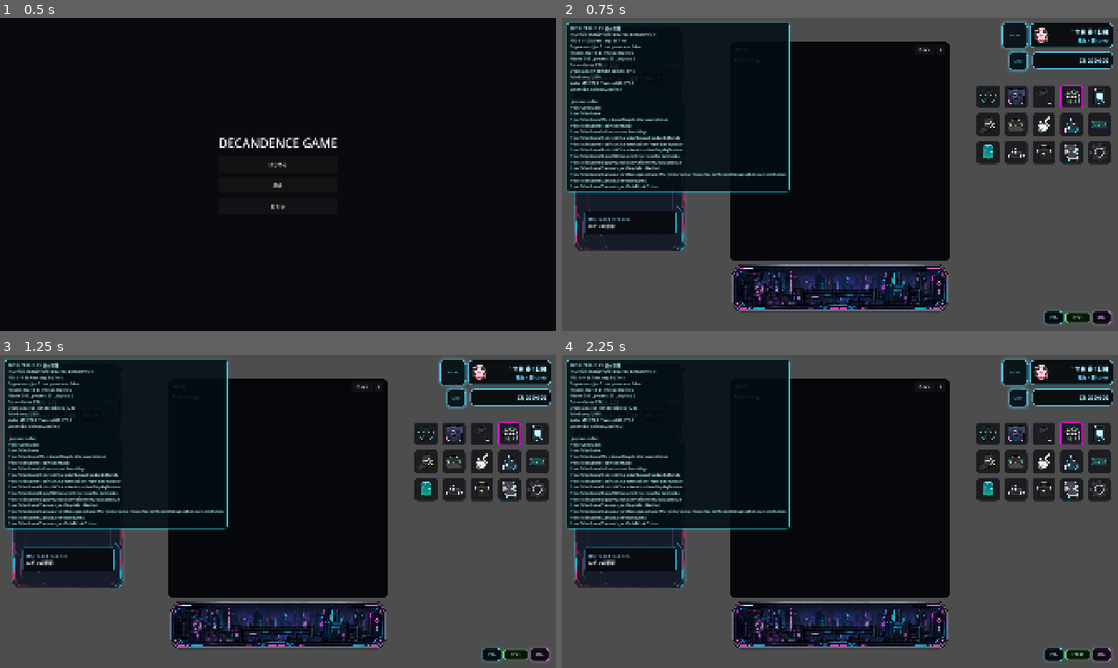
Above: before the commit, frames 1-4 (two rows, left to right).
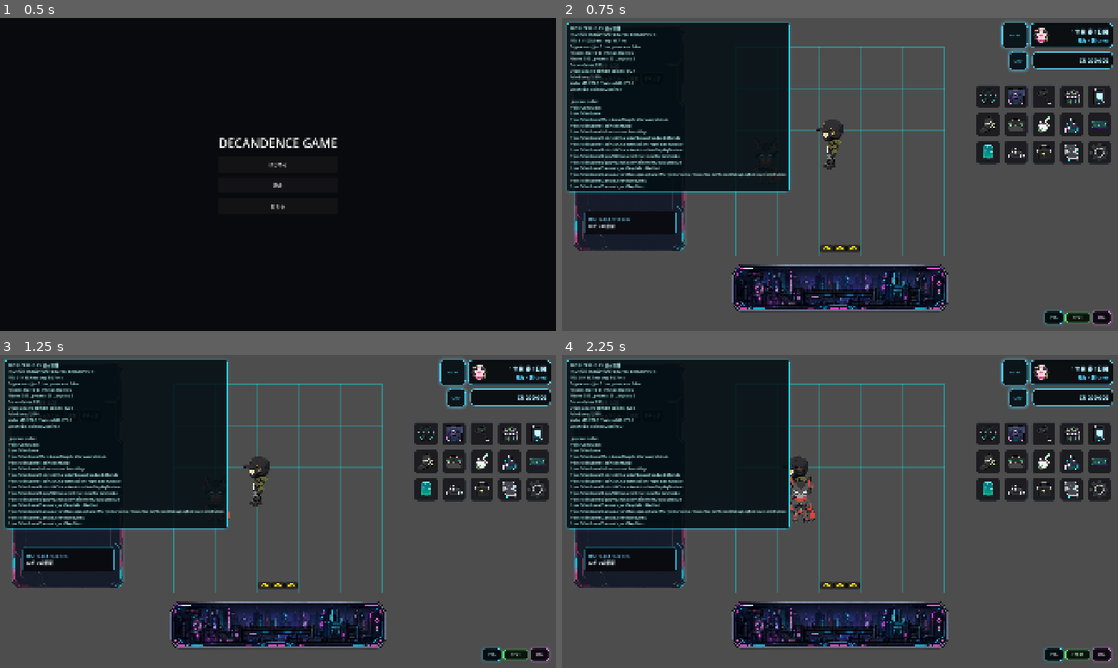
Above: after the commit, the same moments.

Repository: grimoire1089-coder/optimistic
Game: Godot game, scene res://Scenes/Boot/TitleScene.tscn
Same seed, same stepped clock (60 frames per second), same inputs: the game is played once before the commit and once after it. Sound files missing from this copy of the repository are replaced by a short silence.
Inputs:
- Up to frame 1 (0.5 s): no input
- Up to frame 2 (0.75 s): click "はじめる" at 0.5 s
- Up to frame 3 (1.25 s): no input
- Up to frame 4 (2.25 s): click "POS" at 1.25 s; click "POS-" at 2 s

Frame 1 is identical in both runs. In frame 2, 23% of the frame differs, in the area x 5-94%, y 7-78%; in frame 3, 23%; in frame 4, 23%.
Error before the commit: Parse Error: Could not resolve class "ShopMenu". (res://Scripts/UI/Shop/ShopMenuTwoLineCards.gd:1)

Commit message:
Fix shop purchase bool type inference

Diff:
--- a/Scripts/UI/Shop/ShopMenu.gd
+++ b/Scripts/UI/Shop/ShopMenu.gd
@@ -697,7 +697,7 @@
 	var purchase_amount: int = _get_purchase_amount(entry)
 	var total_price: int = entry.get_unit_price() * purchase_amount
 	_is_purchase_refresh_suppressed = true
-	var did_spend := _spend_credits(total_price, entry)
+	var did_spend: bool = _spend_credits(total_price, entry)
 	_is_purchase_refresh_suppressed = false
 	if not did_spend:
 		_refresh_current_shop_detail()
@@ -735,7 +735,7 @@
 
 	var total_price := entry.get_unit_price()
 	_is_purchase_refresh_suppressed = true
-	var did_spend := _spend_credits(total_price, entry)
+	var did_spend: bool = _spend_credits(total_price, entry)
 	_is_purchase_refresh_suppressed = false
 	if not did_spend:
 		_refresh_current_shop_detail()
@@ -743,7 +743,7 @@
 		return
 
 	_is_purchase_refresh_suppressed = true
-	var did_add_book := library.call("add_book", book) == true
+	var did_add_book: bool = library.call("add_book", book) == true
 	_is_purchase_refresh_suppressed = false
 	if not did_add_book:
 		_is_purchase_refresh_suppressed = true
